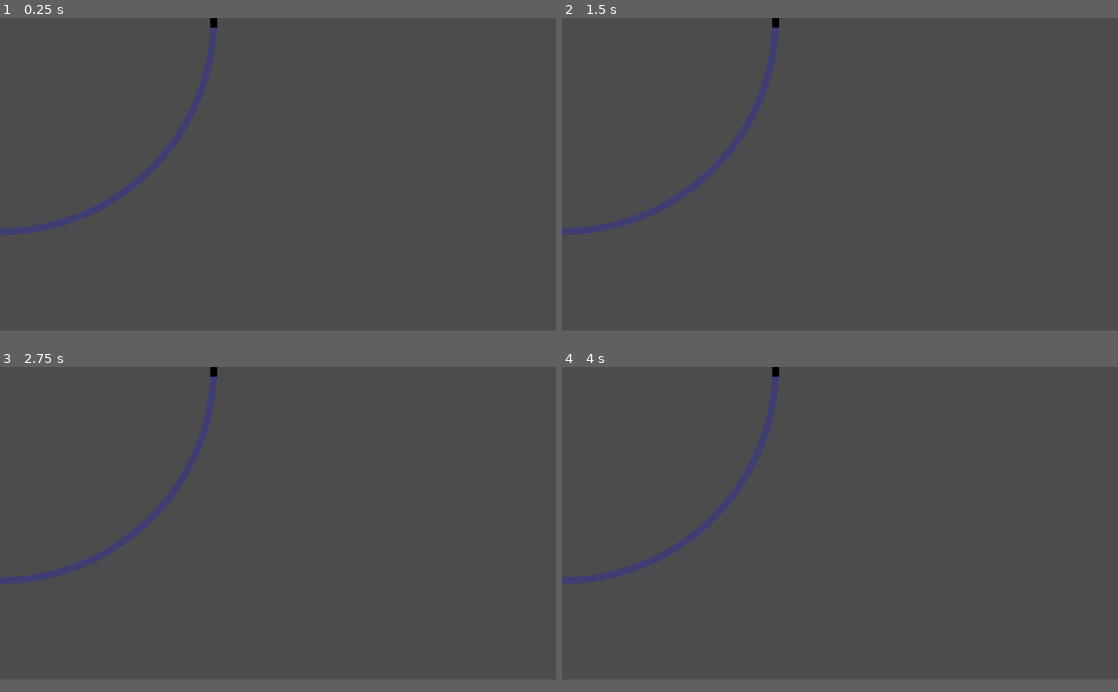
Above: before the commit, frames 1-4 (two rows, left to right).
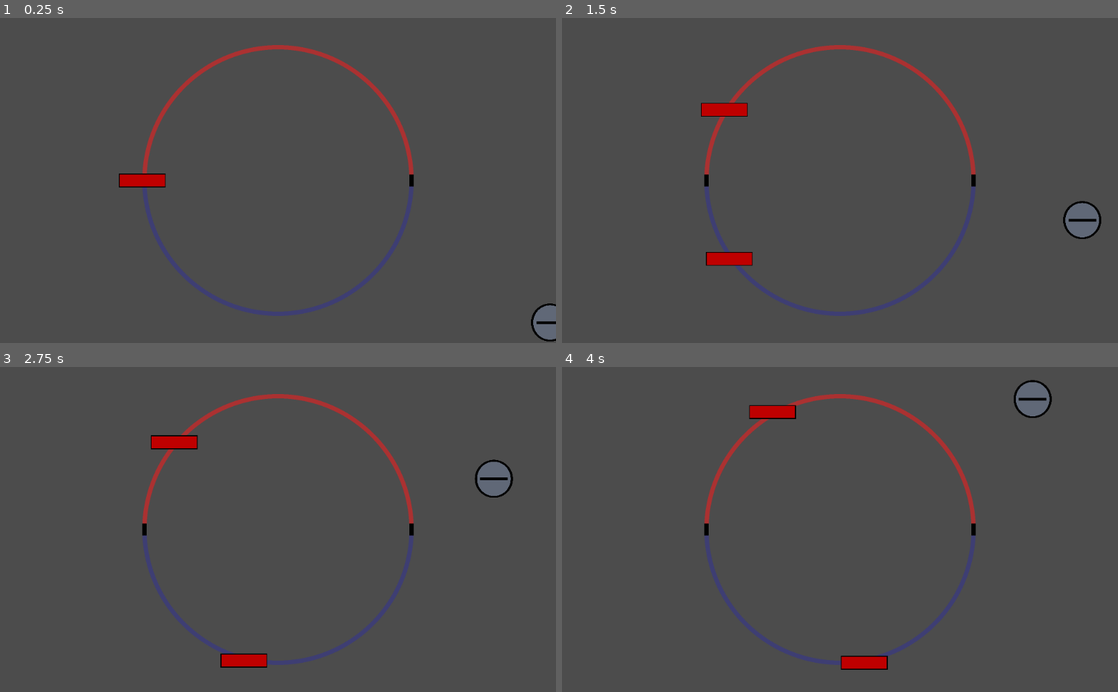
Above: after the commit, the same moments.

Repository: Nebulean/Electro-Pong
Game: Godot game, scene res://Scenes/Arena.tscn
The game is run twice, just before and just after one commit, with the same random seed, the same clock (stepped at 60 frames per second) and the same inputs. The project has no main scene, so this scene is started directly.
Inputs:
- Up to frame 1 (0.25 s): no input
- Up to frame 2 (1.5 s): hold Right (ui_right) 0.53-1.28 s; hold A (ui_left2, bound only after the commit) 0.53-1.28 s; tap D (ui_right2, bound only after the commit) at 0.8, 1.35 s; hold Left (ui_left) from 1.28 s (still down)
- Up to frame 3 (2.75 s): tap A (ui_left2, bound only after the commit) at 1.55 s; release Left (ui_left) at 2.03 s; hold Right (ui_right) from 2.03 s (still down); hold A (ui_left2, bound only after the commit) from 2.03 s (still down); tap D (ui_right2, bound only after the commit) at 2.3 s
- Up to frame 4 (4 s): release A (ui_left2, bound only after the commit) at 2.78 s; tap D (ui_right2, bound only after the commit) at 2.85, 3.8 s; tap A (ui_left2, bound only after the commit) at 3.05 s; release Right (ui_right) at 3.53 s; hold Left (ui_left) from 3.53 s (still down); hold A (ui_left2, bound only after the commit) from 3.53 s (still down)
The window is 800x450 before the commit and 800x468 after it. Grey fills any space a smaller window leaves; there, only what the larger window draws over its background counts as a difference.

The runs differ from the first frame. In frame 1, 4.0% of the frame differs, in the area x 0-100%, y 0-100%; in frame 2, 4.5%, in the area x 0-97%, y 0-92%; in frame 3, 4.5%; in frame 4, 4.4%.

Commit message:
Bars move but do not rotate

Diff:
--- a/game/Scenes/Arena.tscn
+++ b/game/Scenes/Arena.tscn
@@ -1,14 +1,25 @@
-[gd_scene load_steps=3 format=2]
+[gd_scene load_steps=6 format=2]
 
 [ext_resource path="res://Assets/Sprites/arena.png" type="Texture" id=1]
+[ext_resource path="res://Scripts/Arena.gd" type="Script" id=2]
+[ext_resource path="res://Scenes/Ball.tscn" type="PackedScene" id=3]
+[ext_resource path="res://Scenes/Player.tscn" type="PackedScene" id=4]
 
 [sub_resource type="CircleShape2D" id=1]
-radius = 500.0
+radius = 250.495
 
 [node name="Arena" type="Area2D"]
+script = ExtResource( 2 )
 
 [node name="Sprite" type="Sprite" parent="."]
+scale = Vector2( 0.5, 0.5 )
 texture = ExtResource( 1 )
 
 [node name="CollisionShape2D" type="CollisionShape2D" parent="."]
 shape = SubResource( 1 )
+
+[node name="Ball" parent="." instance=ExtResource( 3 )]
+
+[node name="Player1" parent="." instance=ExtResource( 4 )]
+
+[node name="Player2" parent="." instance=ExtResource( 4 )]
--- a/game/Scenes/Ball.tscn
+++ b/game/Scenes/Ball.tscn
@@ -1,8 +1,12 @@
-[gd_scene load_steps=6 format=2]
+[gd_scene load_steps=7 format=2]
 
 [ext_resource path="res://Assets/Sprites/ball_negative.png" type="Texture" id=1]
 [ext_resource path="res://Assets/Sprites/ball_positive.png" type="Texture" id=2]
 [ext_resource path="res://Scripts/Ball.gd" type="Script" id=3]
+
+[sub_resource type="PhysicsMaterial" id=3]
+friction = 0.0
+bounce = 1.0
 
 [sub_resource type="SpriteFrames" id=1]
 animations = [ {
@@ -18,9 +22,12 @@
 } ]
 
 [sub_resource type="CircleShape2D" id=2]
-radius = 175.599
+radius = 35.2071
 
-[node name="Ball" type="Area2D"]
+[node name="Ball" type="RigidBody2D"]
+mass = 0.01
+physics_material_override = SubResource( 3 )
+gravity_scale = 0.0
 script = ExtResource( 3 )
 __meta__ = {
 "_edit_group_": true,
@@ -33,7 +40,6 @@
 animation = "negative"
 
 [node name="Collision" type="CollisionShape2D" parent="."]
-scale = Vector2( 0.2, 0.2 )
 shape = SubResource( 2 )
 
 [node name="Position2D" type="Position2D" parent="."]
--- a/game/Scenes/Player.tscn
+++ b/game/Scenes/Player.tscn
@@ -28,14 +28,10 @@
 } ]
 
 [sub_resource type="RectangleShape2D" id=2]
-extents = Vector2( 173.01, 50.7434 )
+extents = Vector2( 43.2517, 12.656 )
 
-[node name="Player" type="Area2D"]
+[node name="Player" type="KinematicBody2D"]
 script = ExtResource( 3 )
-__meta__ = {
-"_edit_group_": true,
-"_edit_lock_": true
-}
 
 [node name="Sprite" type="AnimatedSprite" parent="."]
 scale = Vector2( 0.125, 0.125 )
@@ -43,5 +39,4 @@
 animation = "player1"
 
 [node name="Collision" type="CollisionShape2D" parent="."]
-scale = Vector2( 0.25, 0.25 )
 shape = SubResource( 2 )
--- /dev/null
+++ b/game/Scripts/Arena.gd
@@ -0,0 +1,22 @@
+extends Area2D
+
+export var arena_size = 1000
+# Declare member variables here. Examples:
+# var a = 2
+# var b = "text"
+
+
+# Called when the node enters the scene tree for the first time.
+func _ready():
+	var screen = get_viewport_rect().size
+	position.x = screen.x/2
+	position.y = screen.y/2
+	$Player1.set_player(1)
+	$Player2.set_player(2)
+	$Player1.add_collision_exception_with($Player2)
+	$Player2.add_collision_exception_with($Player1)
+
+
+# Called every frame. 'delta' is the elapsed time since the previous frame.
+#func _process(delta):
+#	pass
--- a/game/Scripts/Ball.gd
+++ b/game/Scripts/Ball.gd
@@ -1,37 +1,12 @@
-extends Area2D
+extends RigidBody2D
 
-var velocity
 var screen_size
 export var min_speed = 150
 export var max_speed = 200
-# Declare member variables here. Examples:
-# var a = 2
-# var b = "text"
 
-
-# Called when the node enters the scene tree for the first time.
 func _ready():
 	screen_size = get_viewport_rect().size
 	position = Vector2(screen_size.x / 2, screen_size.y / 2)
-	velocity = Vector2(1, 0)
+	linear_velocity = Vector2(1, 0)
 	var direction = rand_range(-PI, PI)
-	velocity = velocity.rotated(direction) * rand_range(min_speed, max_speed)
-
-
-
-# Called every frame. 'delta' is the elapsed time since the previous frame.
-func _process(delta):
-	position = position + velocity * delta
-	if (position.x > screen_size.x):
-		position.x = screen_size.x
-		velocity.x = -velocity.x
-	elif (position.x < 0):
-		position.x = 0
-		velocity.x = -velocity.x
-
-	if (position.y > screen_size.y):
-		position.y = screen_size.y
-		velocity.y = -velocity.y
-	elif (position.y < 0):
-		position.y = 0
-		velocity.y = -velocity.y
+	linear_velocity = linear_velocity.rotated(direction) * rand_range(min_speed, max_speed)
--- a/game/Scripts/Player.gd
+++ b/game/Scripts/Player.gd
@@ -1,16 +1,50 @@
-extends Area2D
+extends KinematicBody2D
 
+var angle
+var is_right = false
+var is_left = false
+export var angle_step = 1
+var player
 
 # Declare member variables here. Examples:
 # var a = 2
 # var b = "text"
 
 
-# Called when the node enters the scene tree for the first time.
-func _ready():
-	pass # Replace with function body.
+func set_player(new_player):
+	player = new_player
+	set_player_sprit()
 
+func set_player_sprit():
+	if player == 0:
+		angle = 0
+		$Sprite.animation = "player1"
+	else:
+		angle = PI
+		$Sprite.animation = "player2"
 
-# Called every frame. 'delta' is the elapsed time since the previous frame.
-#func _process(delta):
-#	pass
+func _input(event):
+	if event.is_action_pressed("ui_right") && player == 1:
+		is_right = true
+	if event.is_action_pressed("ui_right2") && player == 2:
+		is_right = true
+	if event.is_action_pressed("ui_left") && player == 1:
+		is_left = true
+	if event.is_action_pressed("ui_left2") && player == 2:
+		is_left = true
+	if event.is_action_released("ui_right") && player == 1:
+		is_right = false
+	if event.is_action_released("ui_right2") && player == 2:
+		is_right = false
+	if event.is_action_released("ui_left") && player == 1:
+		is_left = false
+	if event.is_action_released("ui_left2") && player == 2:
+		is_left = false
+
+func _physics_process(delta):
+	if is_right:
+		angle = angle + angle_step * delta
+	if is_left:
+		angle = angle - angle_step * delta
+	position = Vector2(250, 0).rotated(angle)
+	rotation_degrees
--- a/game/project.godot
+++ b/game/project.godot
@@ -18,10 +18,30 @@
 config/name="Electro-Pong"
 config/icon="res://icon.png"
 
-[display]
+[input]
 
-window/size/width=1280
-window/size/height=720
+ui_right={
+"deadzone": 0.5,
+"events": [ Object(InputEventKey,"resource_local_to_scene":false,"resource_name":"","device":0,"alt":false,"shift":false,"control":false,"meta":false,"command":false,"pressed":false,"scancode":16777233,"unicode":0,"echo":false,"script":null)
+, Object(InputEventJoypadButton,"resource_local_to_scene":false,"resource_name":"","device":0,"button_index":15,"pressure":0.0,"pressed":false,"script":null)
+ ]
+}
+ui_up={
+"deadzone": 0.5,
+"events": [ Object(InputEventKey,"resource_local_to_scene":false,"resource_name":"","device":0,"alt":false,"shift":false,"control":false,"meta":false,"command":false,"pressed":false,"scancode":16777232,"unicode":0,"echo":false,"script":null)
+, Object(InputEventJoypadButton,"resource_local_to_scene":false,"resource_name":"","device":0,"button_index":12,"pressure":0.0,"pressed":false,"script":null)
+ ]
+}
+ui_right2={
+"deadzone": 0.5,
+"events": [ Object(InputEventKey,"resource_local_to_scene":false,"resource_name":"","device":0,"alt":false,"shift":false,"control":false,"meta":false,"command":false,"pressed":false,"scancode":68,"unicode":0,"echo":false,"script":null)
+ ]
+}
+ui_left2={
+"deadzone": 0.5,
+"events": [ Object(InputEventKey,"resource_local_to_scene":false,"resource_name":"","device":0,"alt":false,"shift":false,"control":false,"meta":false,"command":false,"pressed":false,"scancode":65,"unicode":0,"echo":false,"script":null)
+ ]
+}
 
 [rendering]
 
